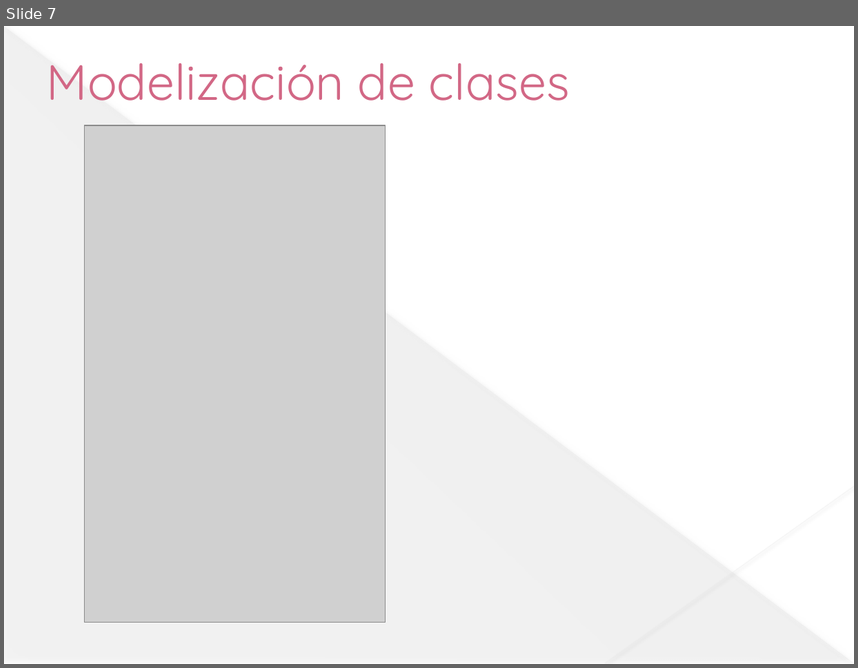
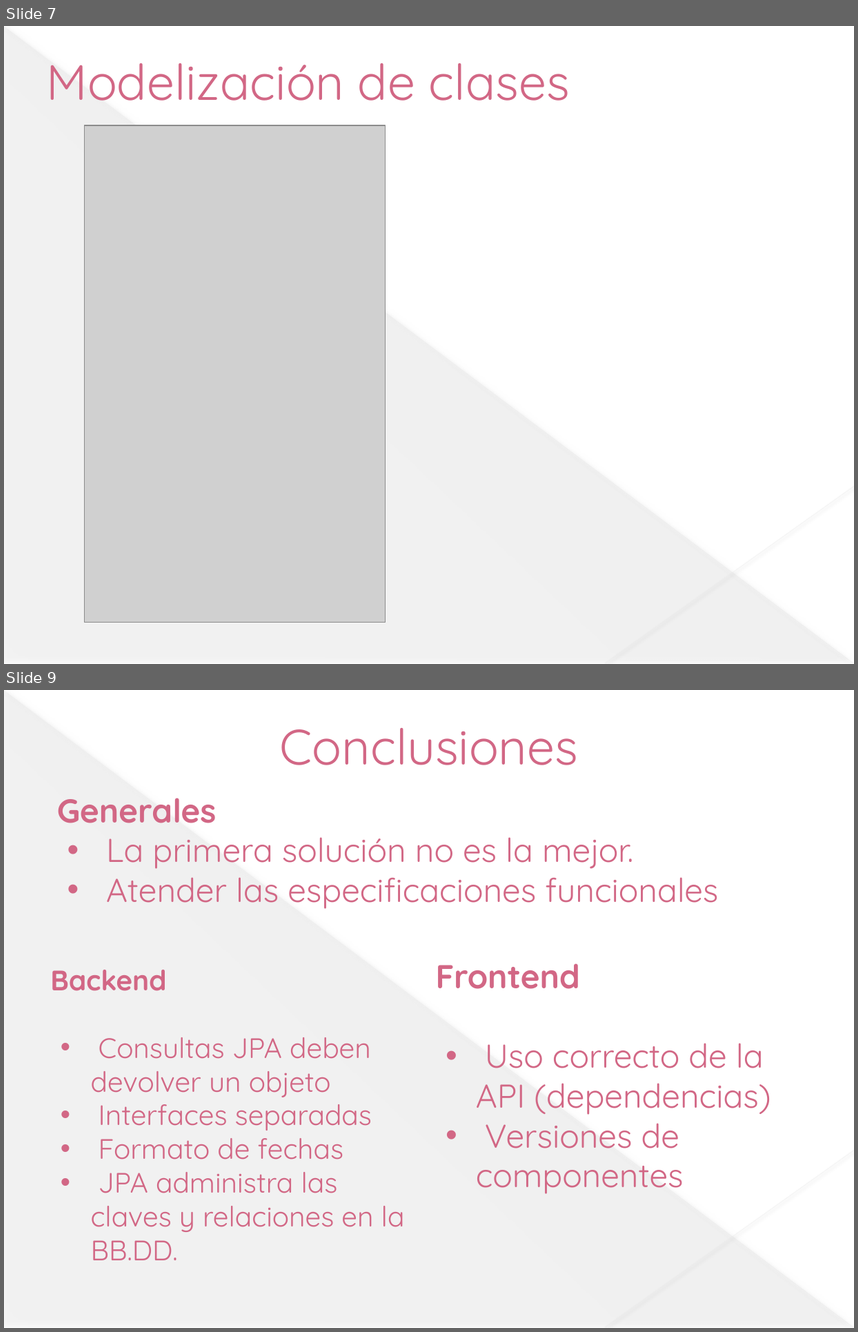
Before and after one commit to jesusdavidguti/ProyectoFinDeCurso, a slide deck: Presentación/Proyecto fin de curso.pptx. Shown one above the other, each under a label of ours: slide 7 before the commit, slides 7 and 9 after it; the slides between them are not shown. The pictures are 858x668 and 858x1332 pixels, drawn with LibreOffice and Linux fonts; fonts in the diff are those of the drawing; grey boxes stand for pictures. Boxes give left, top, right and bottom in pixels: in the first picture for what was removed or moved away, otherwise in the second. Text is boxed around its words. In the diff, an @@ line names an element or a change of style, - is before the commit and + after.

```diff
--- a/Presentación/Proyecto fin de curso.pptx
+++ b/Presentación/Proyecto fin de curso.pptx
@@ slide 9 added at (x1=4, y1=690, x2=854, y2=1328), background #FFFFFF; not listed: 3 template elements that a slide beside it also shows @@
@@ title added at (x1=280, y1=728, x2=578, y2=765), 42 pt, text #D26785 @@
+Conclusiones
@@ text added at (x1=57, y1=798, x2=718, y2=909), 28 pt, text #D26785 @@
+Generales
+• La primera solución no es la mejor.
+• Atender las especificaciones funcionales
@@ text added at (x1=50, y1=969, x2=405, y2=1260), 23.8 pt, text #D26785 @@
+Backend
+• Consultas JPA deben devolver un objeto
+• Interfaces separadas
+• Formato de fechas
+• JPA administra las claves y relaciones en la BB.DD.
@@ text added at (x1=436, y1=963, x2=771, y2=1194), 28 pt, text #D26785 @@
+Frontend
+• Uso correcto de la API (dependencias)
+• Versiones de componentes
```
Also in this commit, not shown: 3 slides changed, 1 other slide added.
